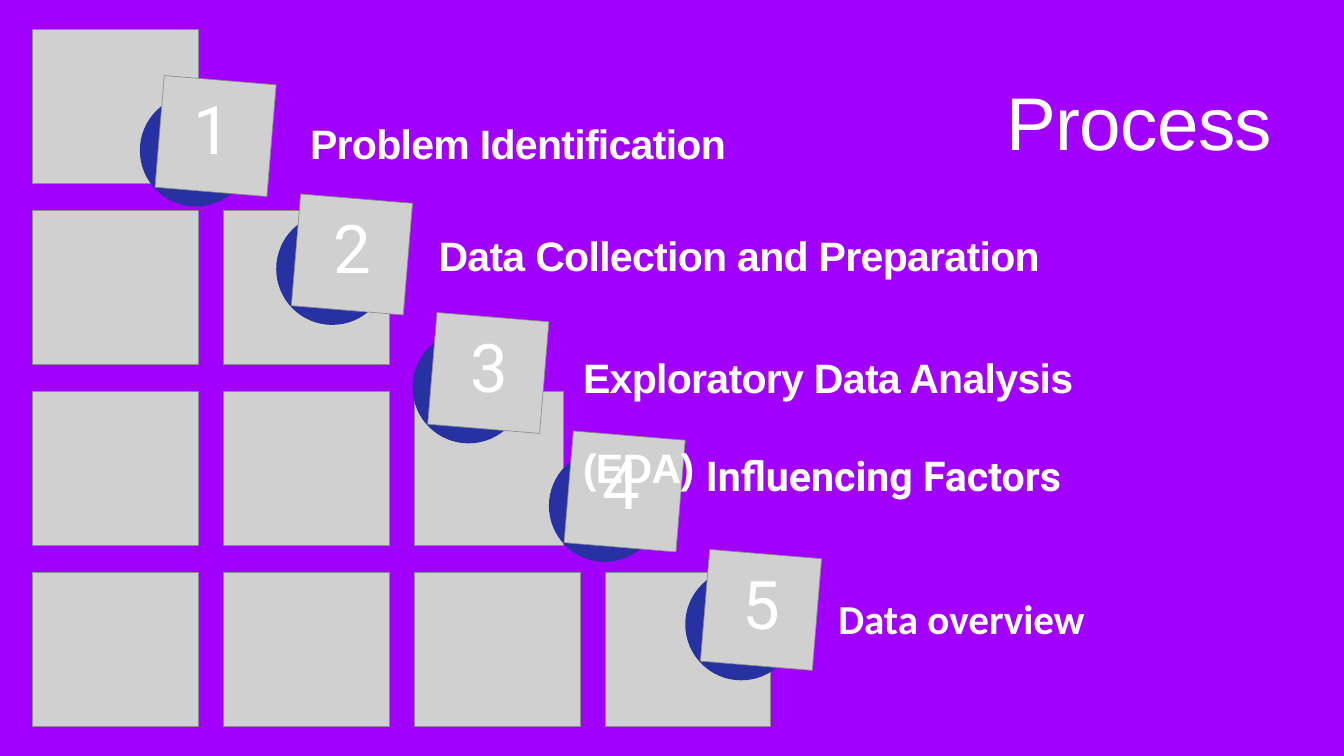
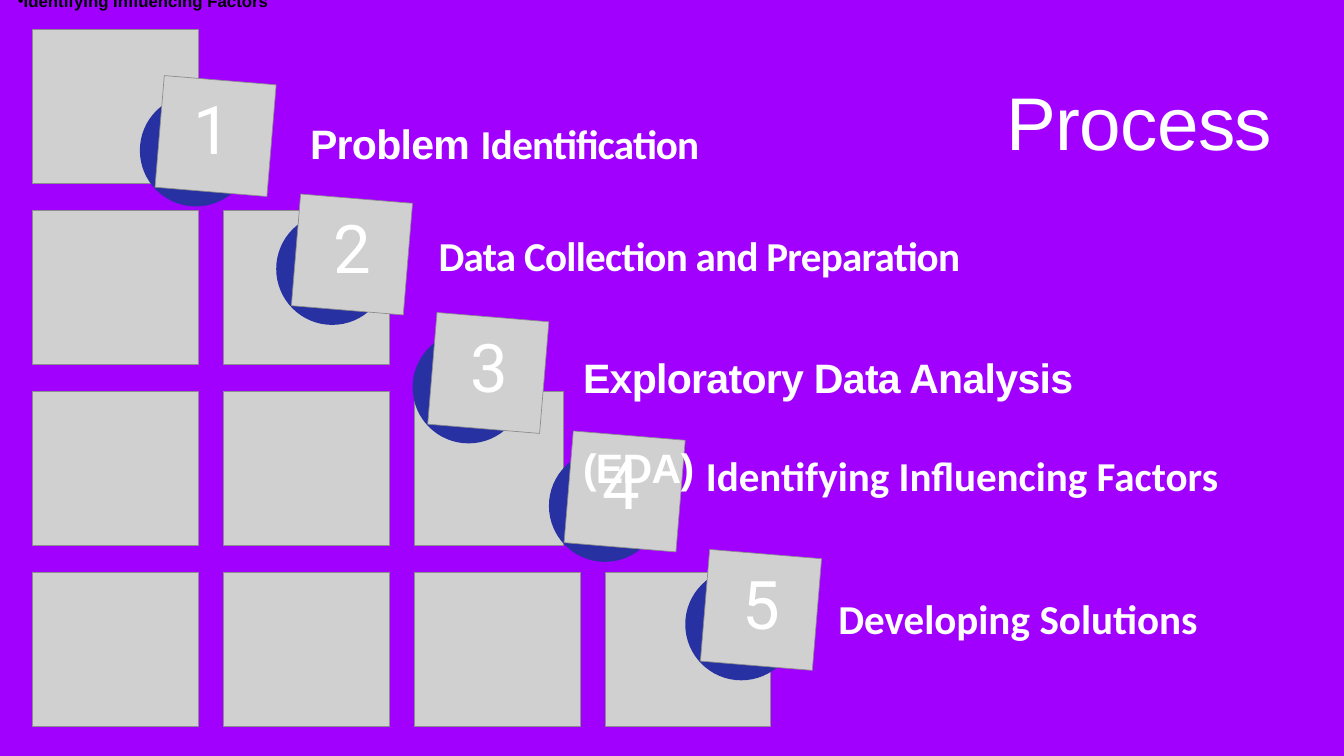
Before and after one commit to Aidenarthub/Student-Academic-Performance-Analysis, a slide deck: slide 6 of PPT/Presentation file.pptx. Drawn at 1344x756 pixels with LibreOffice and Linux fonts; fonts in the diff are those of the drawing; grey boxes stand for pictures. Boxes give left, top, right and bottom in pixels: in the first picture for what was removed or moved away, otherwise in the second. Text is boxed around its words. In the diff, an @@ line names an element or a change of style, - is before the commit and + after.

```diff
--- a/PPT/Presentation file.pptx
+++ b/PPT/Presentation file.pptx
@@ text added at (24,0,268,11), 18 pt, text #000000, bold @@
+• Identifying Influencing Factors
@@ text "Problem Identification" at (310,129,700,160): font Arial to Calibri in "Identification" @@
@@ text "Data Collection and Preparation" at (439,242,960,278): font Arial to Calibri @@
@@ text at (706,462,1218,498): text changed; font Roboto to Calibri @@
-Influencing Factors
+Identifying Influencing Factors
@@ text at (838,605,1198,641): text changed @@
-Data overview
+Developing Solutions
```
Also in this commit, not shown: 7 other slides changed.
